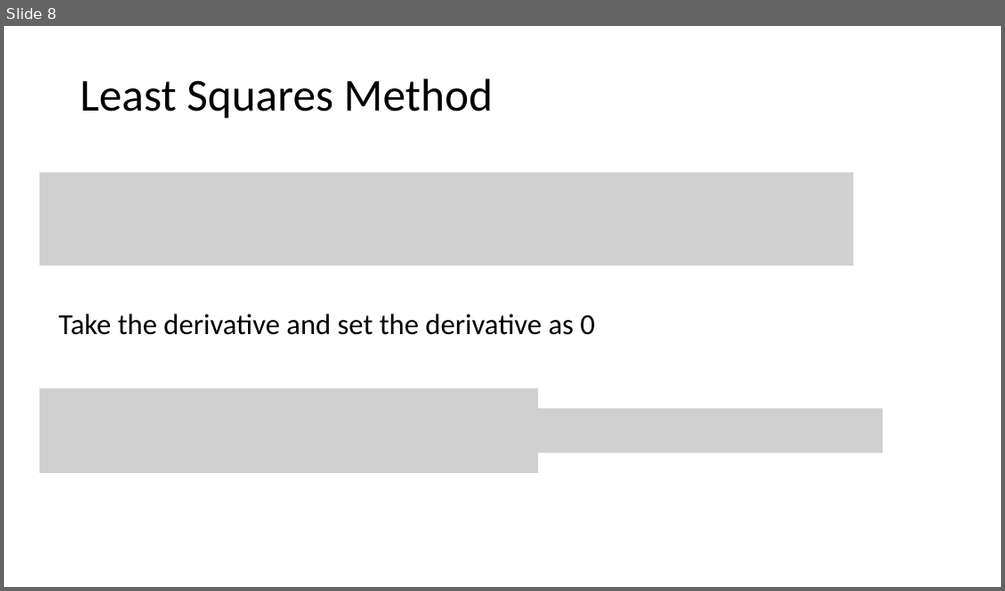
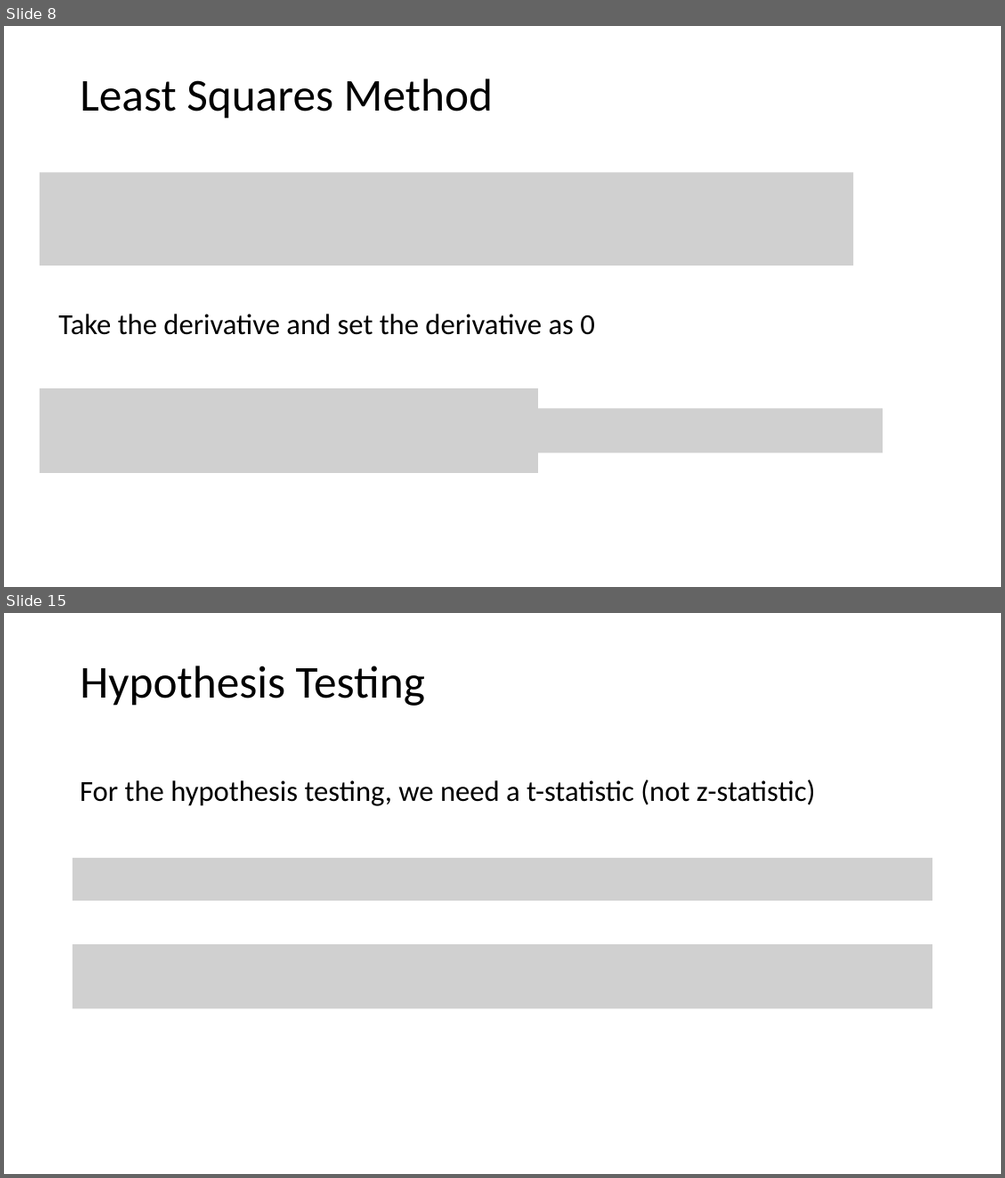
Before and after one commit to tianzheng4/tianzheng4.github.io, a slide deck: _umkc-teaching/slides/Lecture3.pptx. Shown one above the other, each under a label of ours: slide 8 before the commit, slides 8 and 15 after it; the slides between them are not shown. The pictures are 1005x591 and 1005x1178 pixels, drawn with LibreOffice and Linux fonts; fonts in the diff are those of the drawing; grey boxes stand for pictures. Boxes give left, top, right and bottom in pixels: in the first picture for what was removed or moved away, otherwise in the second. Text is boxed around its words. In the diff, an @@ line names an element or a change of style, - is before the commit and + after.

```diff
--- a/_umkc-teaching/slides/Lecture3.pptx
+++ b/_umkc-teaching/slides/Lecture3.pptx
@@ slide 15 added at (4, 613, 1001, 1174), background #FFFFFF @@
@@ title added at (80, 666, 425, 706), 44 pt, text #000000 @@
+Hypothesis Testing
@@ text added at (80, 779, 816, 806), 28 pt, text #000000 @@
+For the hypothesis testing, we need a t-statistic (not z-statistic)
@@ picture added at (73, 858, 933, 900) @@
@@ picture added at (73, 944, 933, 1008) @@
```
Also in this commit, not shown: 5 slides changed, 3 other slides added.
